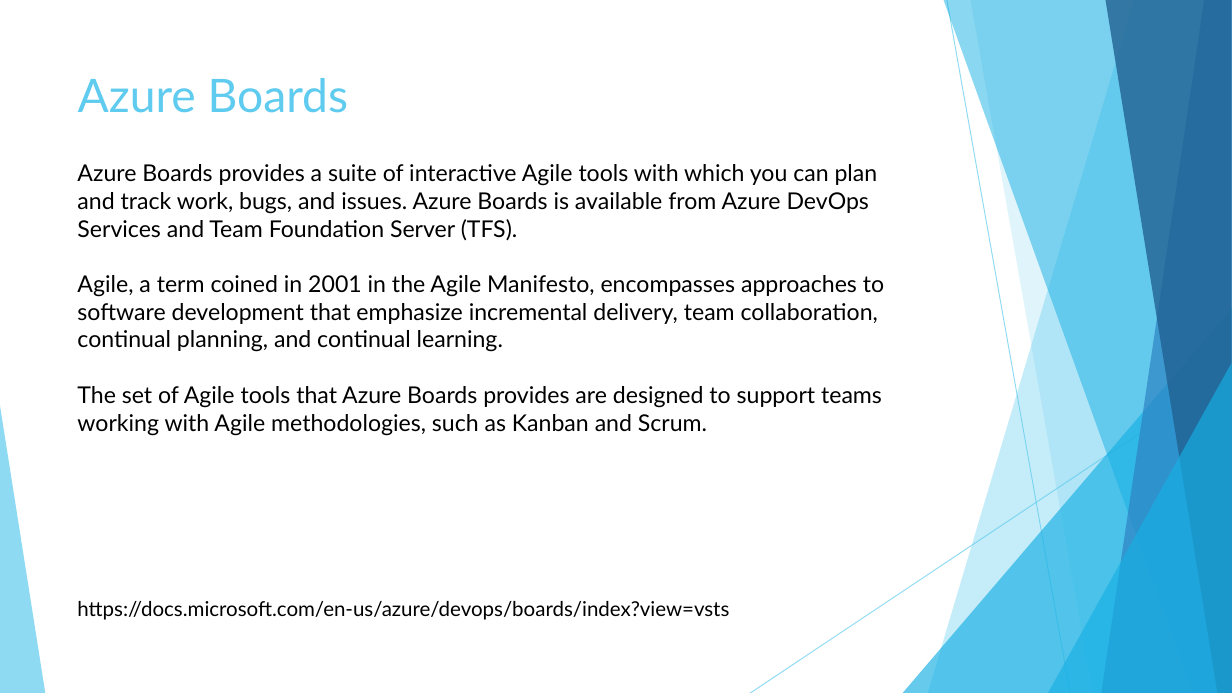
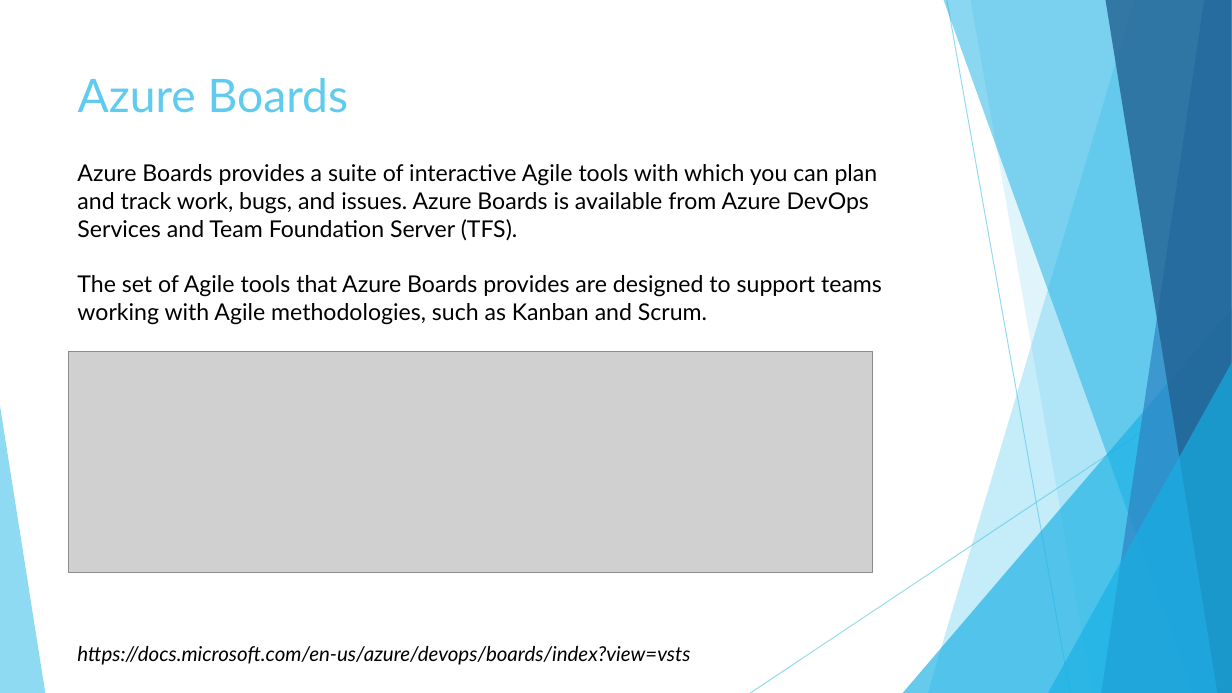
Before and after one commit to KarolinaUr/ProjSystBI, a slide deck: slide 15 of P01_AzureDevOps/ProjP1_02_AzureDevOpsBoards.pptx (slide 2 before the commit). Drawn at 1232x693 pixels with LibreOffice and Linux fonts; fonts in the diff are those of the drawing; grey boxes stand for pictures. Boxes give left, top, right and bottom in pixels: in the first picture for what was removed or moved away, otherwise in the second. Text is boxed around its words. In the diff, an @@ line names an element or a change of style, - is before the commit and + after.

```diff
--- a/P01_AzureDevOps/ProjP1_02_AzureDevOpsBoards.pptx
+++ b/P01_AzureDevOps/ProjP1_02_AzureDevOpsBoards.pptx
@@ text at [77, 275, 884, 352]: paragraph removed @@
-Agile, a term coined in 2001 in the Agile Manifesto, encompasses approaches to software development that emphasize incremental delivery, team collaboration, continual planning, and continual learning.
@@ picture added at [68, 352, 872, 573] @@
@@ text "https://docs.microsoft.com/en-us/azure/devops/boards/index?v ...": place and size @@
-text "https://docs.microsoft.com/en-us/azure/devops/boards/index?v ..." at [77, 601, 729, 620]
+text "https://docs.microsoft.com/en-us/azure/devops/boards/index?v ..." at [77, 646, 690, 665]
@@ text "https://docs.microsoft.com/en-us/azure/devops/boards/index?v ..." at [77, 646, 690, 665]: italic on @@
```
Also in this commit, not shown: 18 slides added, 1 other file.
